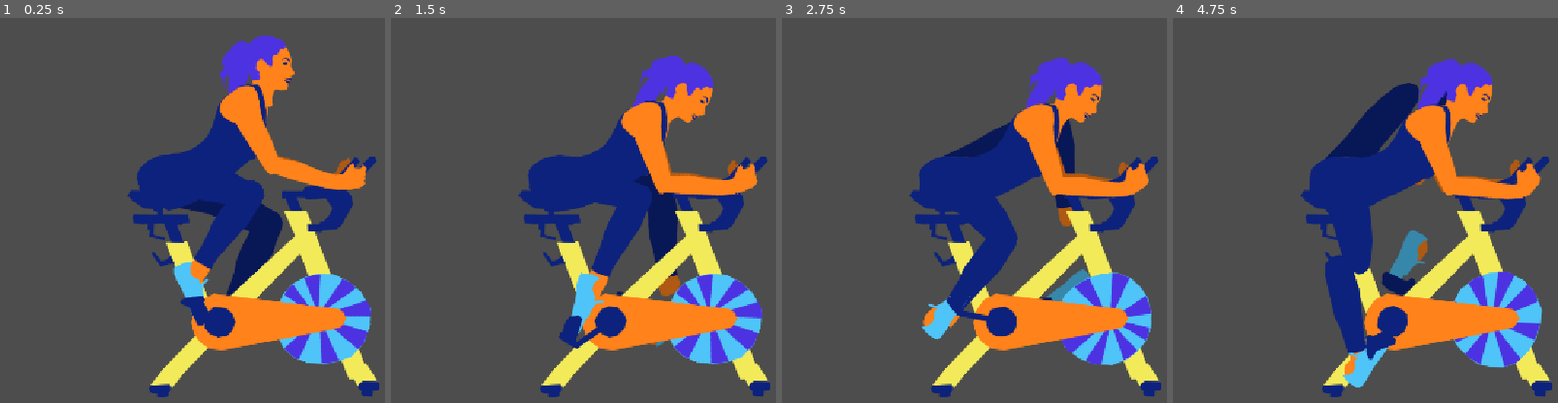
Above: before the commit, frames 1-4 (left to right).
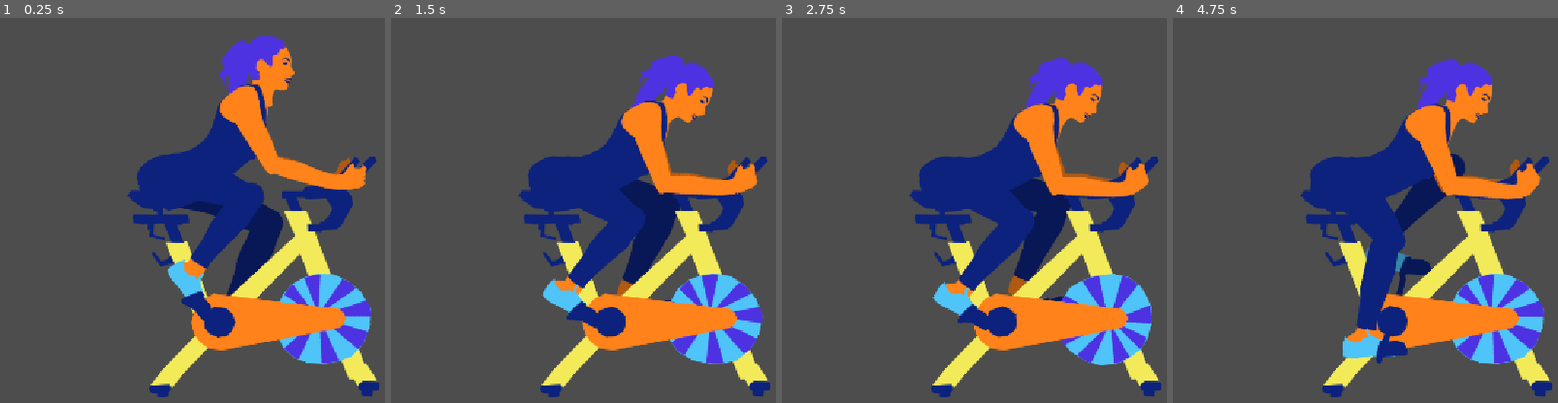
Above: after the commit, the same moments.

Repository: local-minimum/The-Vicious-Cycle
Game: Godot game, scene res://levels/spinning/spinning.tscn
Two runs of this game, one before a commit and one after it. Both use one fixed random seed, a clock stepped at 60 frames per second and the inputs below.
Inputs:
- Up to frame 1 (0.25 s): no input
- Up to frame 2 (1.5 s): hold D (pedal_right) 0.53-1.28 s; hold A (pedal_left) from 1.28 s (still down)
- Up to frame 3 (2.75 s): release A (pedal_left) at 2.03 s; hold D (pedal_right) from 2.03 s (still down)
- Up to frame 4 (4.75 s): release D (pedal_right) at 3.53 s; hold A (pedal_left) from 3.53 s (still down)

The runs differ from the first frame. In frame 1, 0.8% of the frame differs, in the area x 43-74%, y 40-84%; in frame 2, 5.9%; in frame 3, 8.3%; in frame 4, 12%, in the area x 35-97%, y 16-96%.

Commit message:
Spinning girl spins

Diff:
--- a/levels/spinning/spinning_machine.tscn
+++ b/levels/spinning/spinning_machine.tscn
@@ -148,12 +148,12 @@
 node_b = NodePath("../Arm Upper")
 
 [node name="Ankle" type="PinJoint2D" parent="Human BG" unique_id=954896497]
-position = Vector2(-48, 116)
+position = Vector2(-39, 73)
 node_a = NodePath("../Leg Lower")
 node_b = NodePath("../Foot")
 
 [node name="Knee" type="PinJoint2D" parent="Human BG" unique_id=626216858]
-position = Vector2(0, -38)
+position = Vector2(23, -77)
 node_a = NodePath("../Leg Upper")
 node_b = NodePath("../Leg Lower")
 
@@ -171,6 +171,18 @@
 position = Vector2(30, 68)
 node_a = NodePath("../../Machine Mid G/BackPedalBody")
 node_b = NodePath("../Foot")
+
+[node name="Pedal2" type="PinJoint2D" parent="Human BG" unique_id=1214218797]
+position = Vector2(12, 74)
+node_a = NodePath("../../Machine Mid G/BackPedalBody")
+node_b = NodePath("../Foot")
+
+[node name="Knee Toe Spring" type="DampedSpringJoint2D" parent="Human BG" unique_id=1428341029]
+position = Vector2(21, -62)
+node_a = NodePath("../Leg Lower")
+node_b = NodePath("../Foot")
+length = 131.0
+rest_length = 140.0
 
 [node name="Machine Mid G" type="Node2D" parent="." unique_id=1188269322]
 
@@ -326,7 +338,7 @@
 
 [node name="Foot" type="RigidBody2D" parent="Human FG" unique_id=1367826425]
 position = Vector2(-62, 260.00003)
-rotation = -0.08132609
+rotation = -0.082030475
 collision_layer = 0
 collision_mask = 0
 gravity_scale = 0.0
@@ -401,6 +413,8 @@
 position = Vector2(-65, 242)
 node_a = NodePath("../Leg Lower")
 node_b = NodePath("../Foot")
+angular_limit_lower = 0.5235988
+angular_limit_upper = 1.5707964
 
 [node name="Knee" type="PinJoint2D" parent="Human FG" unique_id=1886754022]
 position = Vector2(31, 136)
@@ -446,10 +460,23 @@
 length = 183.0
 stiffness = 64.0
 
-[node name="PinJoint2D" type="PinJoint2D" parent="Human FG" unique_id=1632911067]
+[node name="Pedal" type="PinJoint2D" parent="Human FG" unique_id=1632911067]
 position = Vector2(-50, 298)
 node_a = NodePath("../../Machine FG/FrontPedalBody")
 node_b = NodePath("../Foot")
+
+[node name="Pedal2" type="PinJoint2D" parent="Human FG" unique_id=1432614514]
+position = Vector2(-56, 277)
+node_a = NodePath("../../Machine FG/FrontPedalBody")
+node_b = NodePath("../Foot")
+
+[node name="Knee Toes Spring" type="DampedSpringJoint2D" parent="Human FG" unique_id=861092930]
+position = Vector2(17, 143)
+rotation = 0.45694983
+node_a = NodePath("../Leg Lower")
+node_b = NodePath("../Foot")
+length = 160.0
+rest_length = 130.0
 
 [node name="Machine FG" type="Node2D" parent="." unique_id=2061551528]
 
